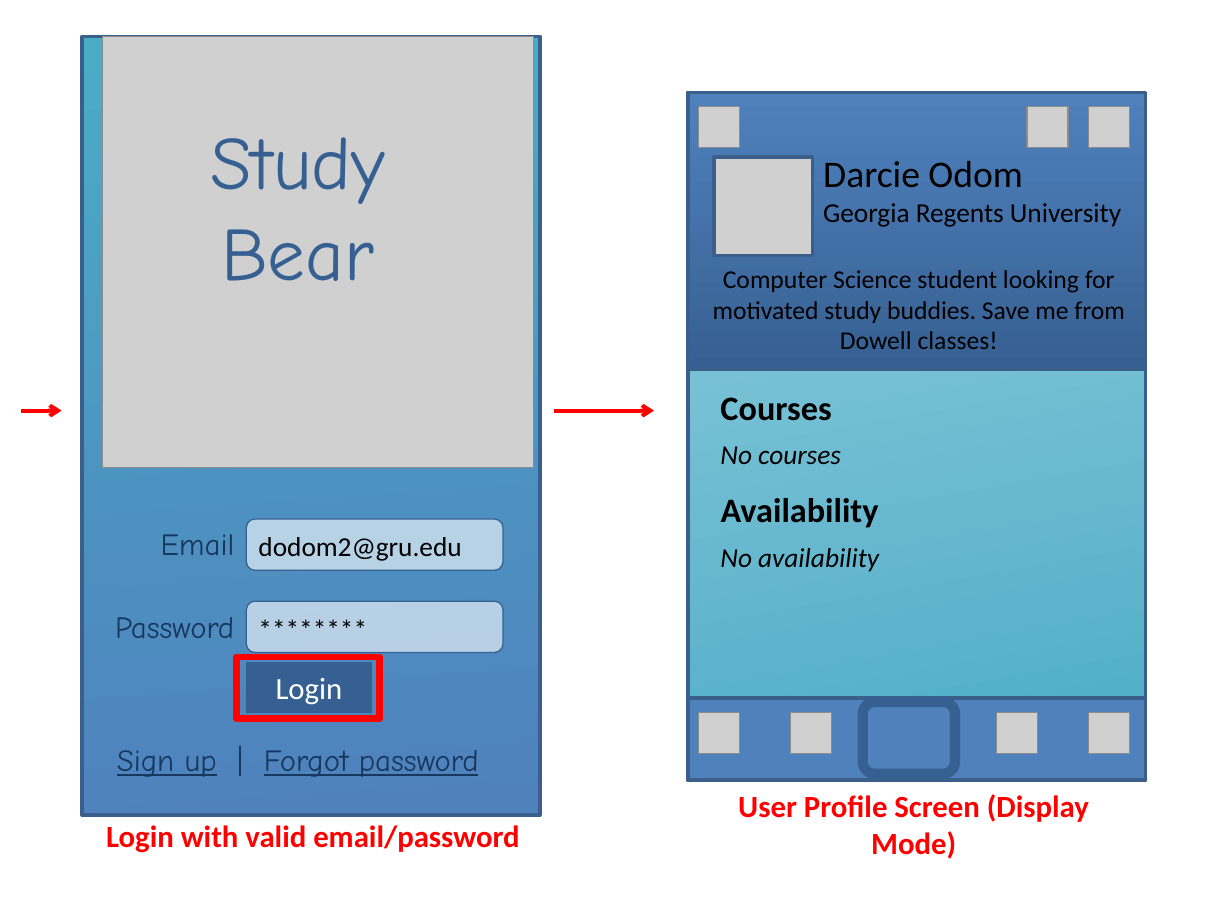
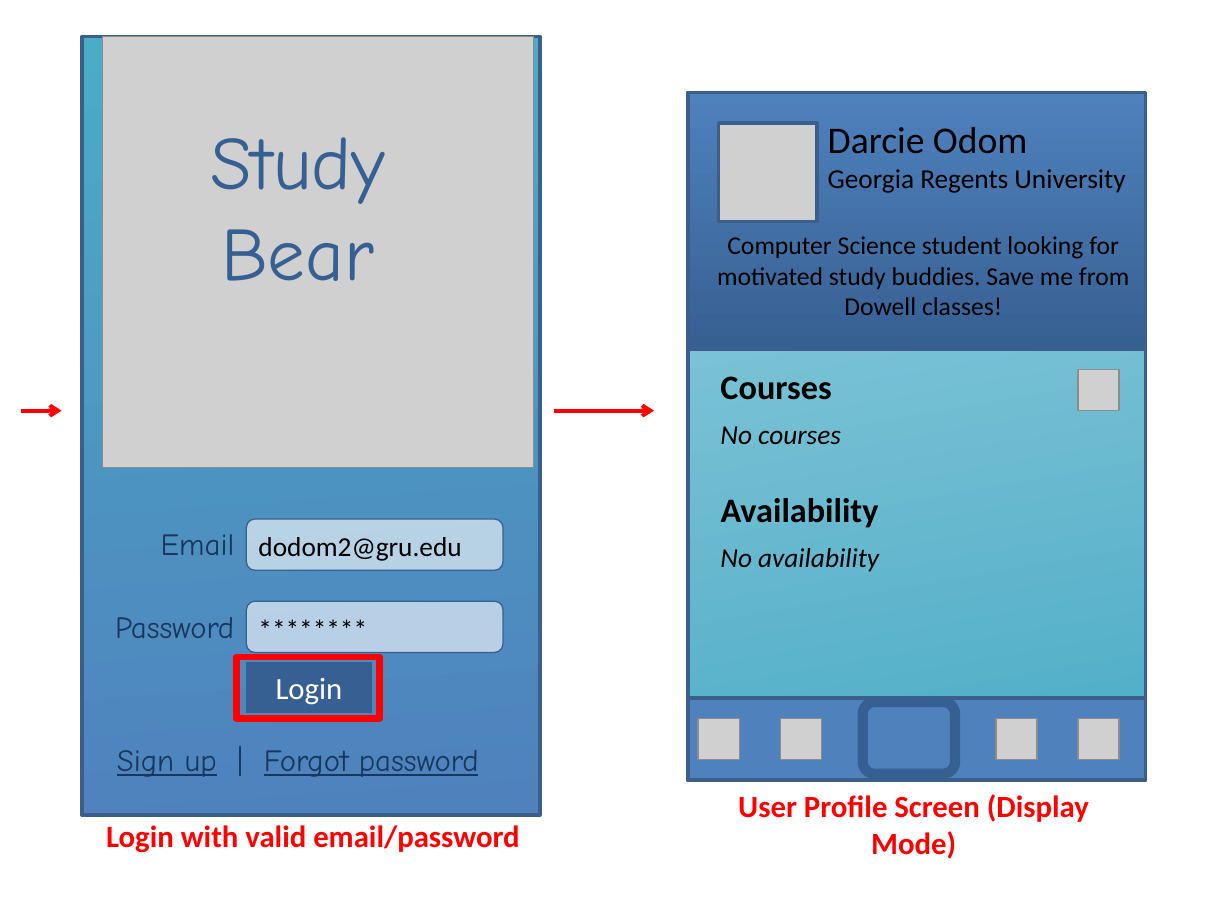
Before and after one commit to Cjreynol-zz/Study-Bear, a slide deck: slide 8 of docs/mock-ups/Mock-ups.pptx. Drawn at 1232x924 pixels with LibreOffice and Linux fonts; fonts in the diff are those of the drawing; grey boxes stand for pictures. Boxes give left, top, right and bottom in pixels: in the first picture for what was removed or moved away, otherwise in the second. Text is boxed around its words. In the diff, an @@ line names an element or a change of style, - is before the commit and + after.

```diff
--- a/docs/mock-ups/Mock-ups.pptx
+++ b/docs/mock-ups/Mock-ups.pptx
@@ rectangle: place and size @@
-rectangle at (687, 92, 1146, 370)
+rectangle at (687, 92, 1146, 349)
@@ 2 texts, 1 picture: place and size @@
-2 texts, 1 picture at (713, 158, 1124, 349)
+2 texts, 1 picture at (717, 123, 1129, 315)
@@ text "Courses": place and size @@
-text "Courses" at (720, 397, 831, 421)
+text "Courses" at (720, 376, 831, 400)
@@ picture: place and size @@
-picture at (1089, 106, 1130, 147)
+picture at (1078, 370, 1119, 410)
@@ text "No courses": place and size @@
-text "No courses" at (720, 446, 841, 464)
+text "No courses" at (720, 426, 841, 444)
@@ picture: place and size @@
-picture at (699, 106, 739, 147)
+picture at (699, 718, 739, 759)
@@ picture: place and size @@
-picture at (699, 712, 739, 753)
+picture at (780, 718, 821, 759)
@@ picture removed at (791, 712, 832, 753) @@
@@ picture: place and size @@
-picture at (1027, 106, 1068, 147)
+picture at (995, 718, 1036, 759)
@@ picture removed at (997, 712, 1037, 753) @@
@@ picture: place and size @@
-picture at (1089, 712, 1130, 753)
+picture at (1078, 718, 1119, 759)
```
Also in this commit, not shown: 10 other slides changed, 1 slide added.
